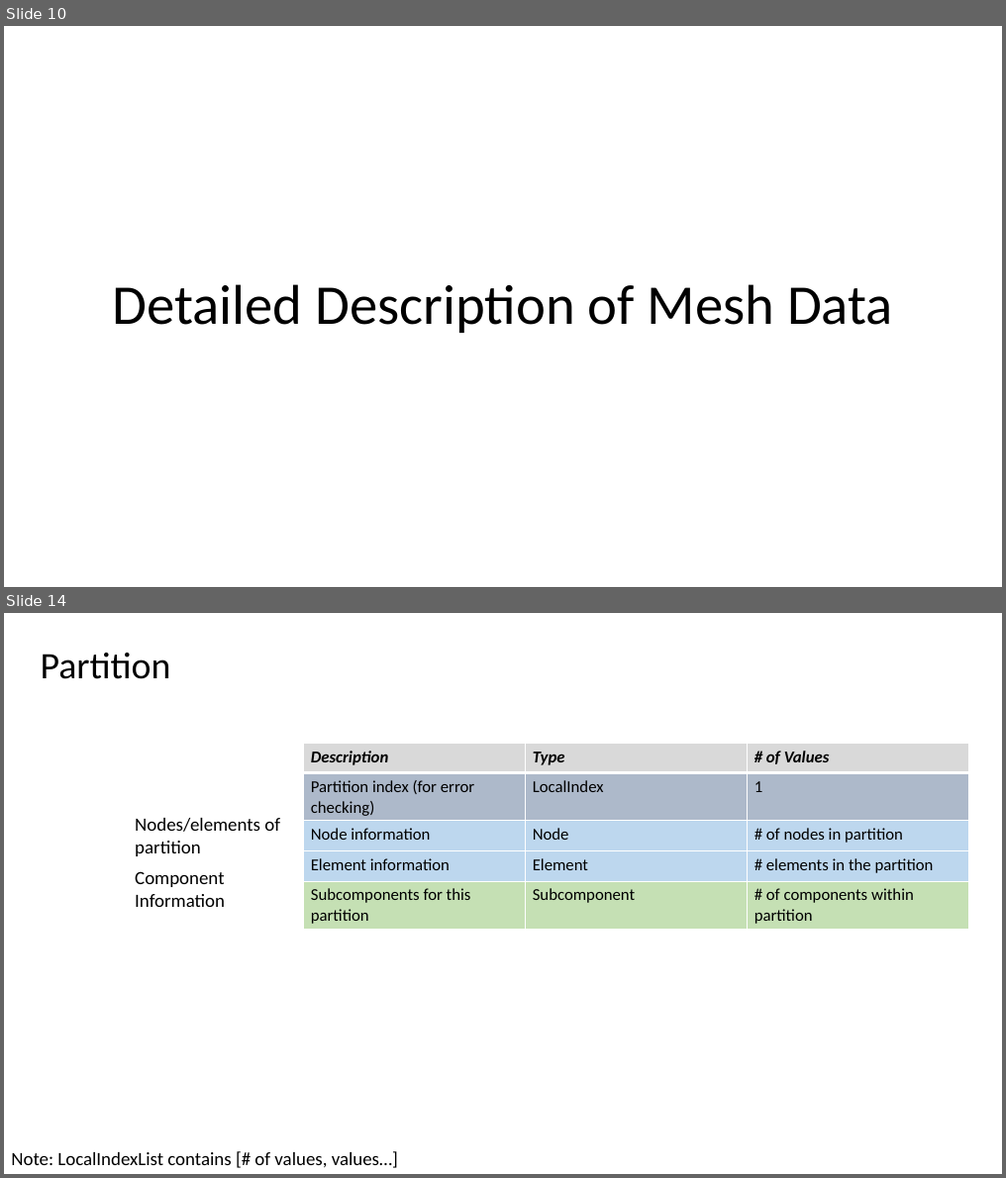
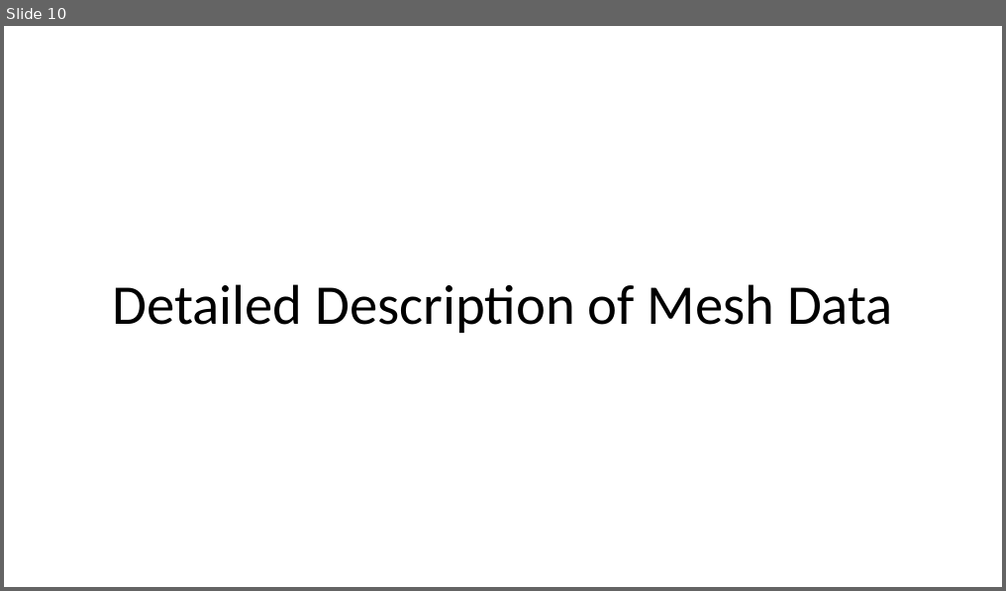
Before and after one commit to afrl/sheff-fea-io, a slide deck: docs/FormatSpecification.pptx. Shown one above the other, each under a label of ours: slides 10 and 14 before the commit, slide 10 after it; the slides between them are not shown. The pictures are 1006x1178 and 1006x591 pixels, drawn with LibreOffice and Linux fonts; fonts in the diff are those of the drawing. Boxes give left, top, right and bottom in pixels: in the first picture for what was removed or moved away, otherwise in the second. Text is boxed around its words. In the diff, an @@ line names an element or a change of style, - is before the commit and + after.

```diff
--- a/docs/FormatSpecification.pptx
+++ b/docs/FormatSpecification.pptx
@@ slide 14 removed at <box>4,613,1002,1174</box>, background #FFFFFF @@
@@ text removed at <box>41,653,171,679</box> @@
-Partition
@@ table removed at <box>303,744,968,929</box>, 5 rows, 3 columns @@
-Description | Type | # of Values
-Partition index (for error checking) | LocalIndex | 1
-Node information | Node | # of nodes in partition
-Element information | Element | # elements in the partition
-Subcomponents for this partition | Subcomponent | # of components within partition
@@ text removed at <box>135,818,280,857</box> @@
-Nodes/elements of partition
@@ text removed at <box>135,871,225,907</box> @@
-Component Information
@@ text removed at <box>11,1152,398,1168</box> @@
-Note: LocalIndexList contains [# of values, values…]
```
Also in this commit, not shown: 4 slides changed, 2 slides added, 1 other slide removed, 8 other files.
